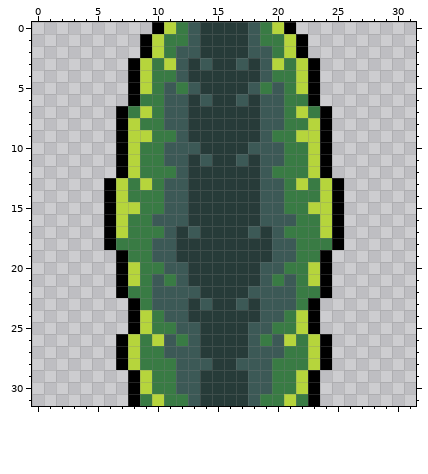
Pixel-art sprite, stored at snake.body.png. The first picture shows the starting point.
The file is 32x32 pixels.
The result:
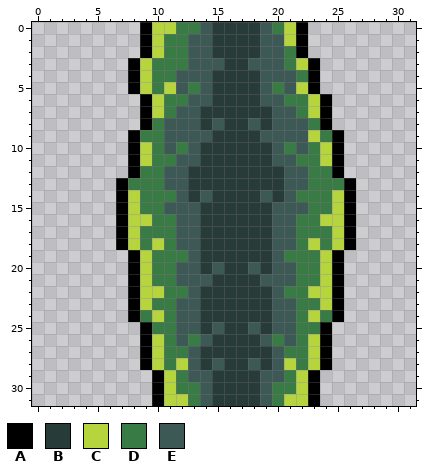
Palette (. is transparent): A #000000  B #273b39  C #b6d53c  D #397b44  E #3c5956
The edit:
Changed rows in their new state; - is an unchanged pixel.
first column x 6:
 0 ---AC--DE---BEDCA----
 1 --------E---BEE------
 2 ------D-E---B-ED-----
 3 -----DDE-E-BE-E------
 4 -------EE-----EED----
 5 -----CEDE---BEDE-----
 6 --.ACDDE---B-----CA--
 7 -..ACD-E-----B-EDC---
 8 -..A---E-E--EB-EED---
 9 -.AD-E-EE-----EEE-DA-
10 -.AC--D-----BB--EDCA-
11 -.AC-D-EB--B-B-E-DCA-
12 -.A--E-------BBEEDDA-
13 .A-D---------BBEE-DDA
14 .AC--D--E-----BE--DCA
15 .A-----E-----B-EEDDCA
16 .ACCDD-E-----B-----CA
17 .AC--DE-----B--E--DCA
18 .AC-CDEE---------C-CA
19 -.ACDDDE-------D--CA-
20 -.AC-D-E-E--EB-E-DCA-
21 -.ACD--EE-----E--DCA-
22 -.ACCDD-----BB-D-CCA-
23 ---CDD-EB--B-B---DCA-
24 ---DCD-E-----B-EDCDA-
25 --.A-----E---BEEDDA--
26 -..A-DEDE---BEDE-----
27 -..ACDD-----BB-------
28 -..AC-C-BE-B-BEC-----
29 --..ACD-E---B-E------
30 --..ACDDE---B--------
31 --..ACCDE---BE--C----
